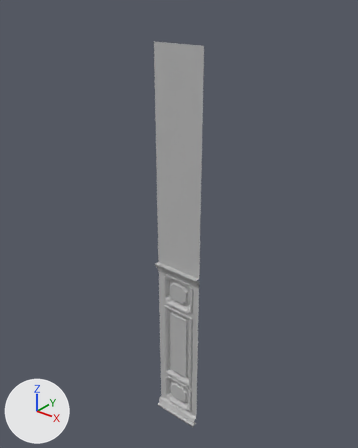
What one commit did to the FBX model Assets/3DArt/Prefabs Assets/Mansion's Kit/Wall2.fbx.
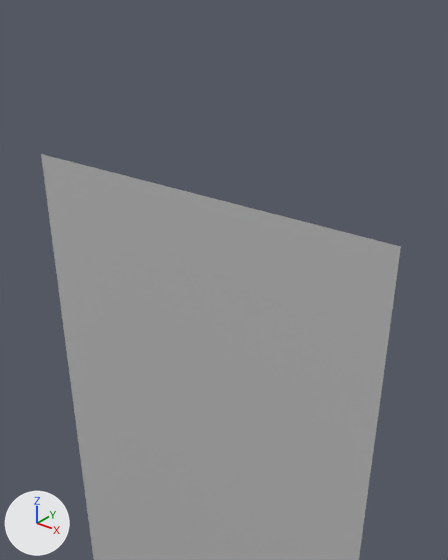
Each version appears first whole from a 50 mm lens placed at (2.835, -3.508, 4.785), pointed at (-0.07, 0.123, 2.533), and next in a close-up from a 50 mm lens placed at (0.486, -0.507, 4.546), pointed at (0.088, -0.009, 4.238). Every picture has the same lights, and +X, +Y and +Z are marked at lower left. Where no turn or scale is listed for an object, it has been applied to the vertices.

The first close-up shows 'Wall2'.
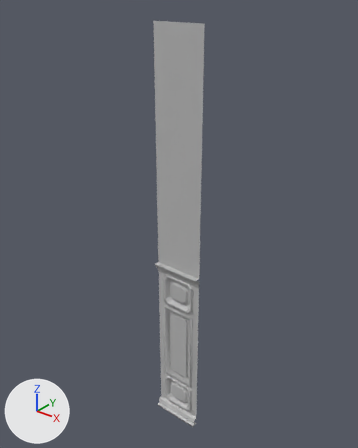
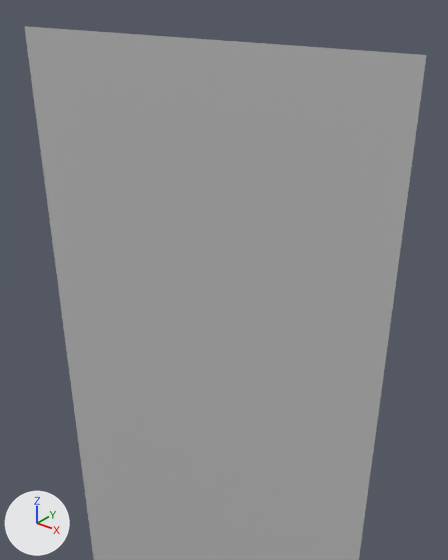
Where the newer file only moved an object's origin or applied its transform, the numbers keep the older frame.

Scene script edits in JSON lines:
```json
{"block": "me_mesh", "where": "me_mesh.from_pydata(...)  # 466 vertices, 439 faces; spans x -0.28..0.28, y -0.05..0.05, z -2.16..2.16"}
{"block": "me_mesh", "where": "# used by ob_wall2; location = (0.0, 0.0, 2.159)"}
{"block": "me_mesh", "where": "# verts and faces of me_mesh; kept vertices keep their numbers, new ones are numbered from 466"}
{"block": "me_mesh", "where": "# before: 28 (0.28, 0.02, -0.11), 29 (-0.28, 0.02, -0.11), 30 (0.28, -0.03, -0.11), 31 (-0.28, -0.03, -0.11), 462 (-0.28, 0.02, -0.11)"}
{"block": "me_mesh", "where": "# before: 463 (0.28, 0.02, -0.11), 464 (-0.28, 0.02, 2.16) at pixel (41, 153), 465 (0.28, 0.02, 2.16) at pixel (400, 246)"}
{"block": "me_mesh", "change": "me_mesh part 1"}
{"op": "add", "block": "me_mesh", "code": "delete_vertices([464, 465])  # with the faces that use them"}
{"op": "add", "block": "me_mesh", "code": "delete_faces([(28, 29, 31, 30)])"}
{"op": "add", "block": "me_mesh", "code": "verts[466] = (-0.28, 0.02, 2.33)  # pixel (24, 26)"}
{"op": "add", "block": "me_mesh", "code": "verts[467] = (0.28, 0.02, 2.33)  # pixel (426, 55)"}
{"op": "add", "block": "me_mesh", "code": "faces += [(28, 467, 466, 29), (30, 463, 462, 31)]"}
```

What differs and where, as boxes (x1, y1, x2, y2) in the close-ups (448 x 560 px):
```json
{"object": "Wall2", "change": "reshaped", "before": [41, 154, 401, 560], "after": [24, 26, 427, 560]}
```
